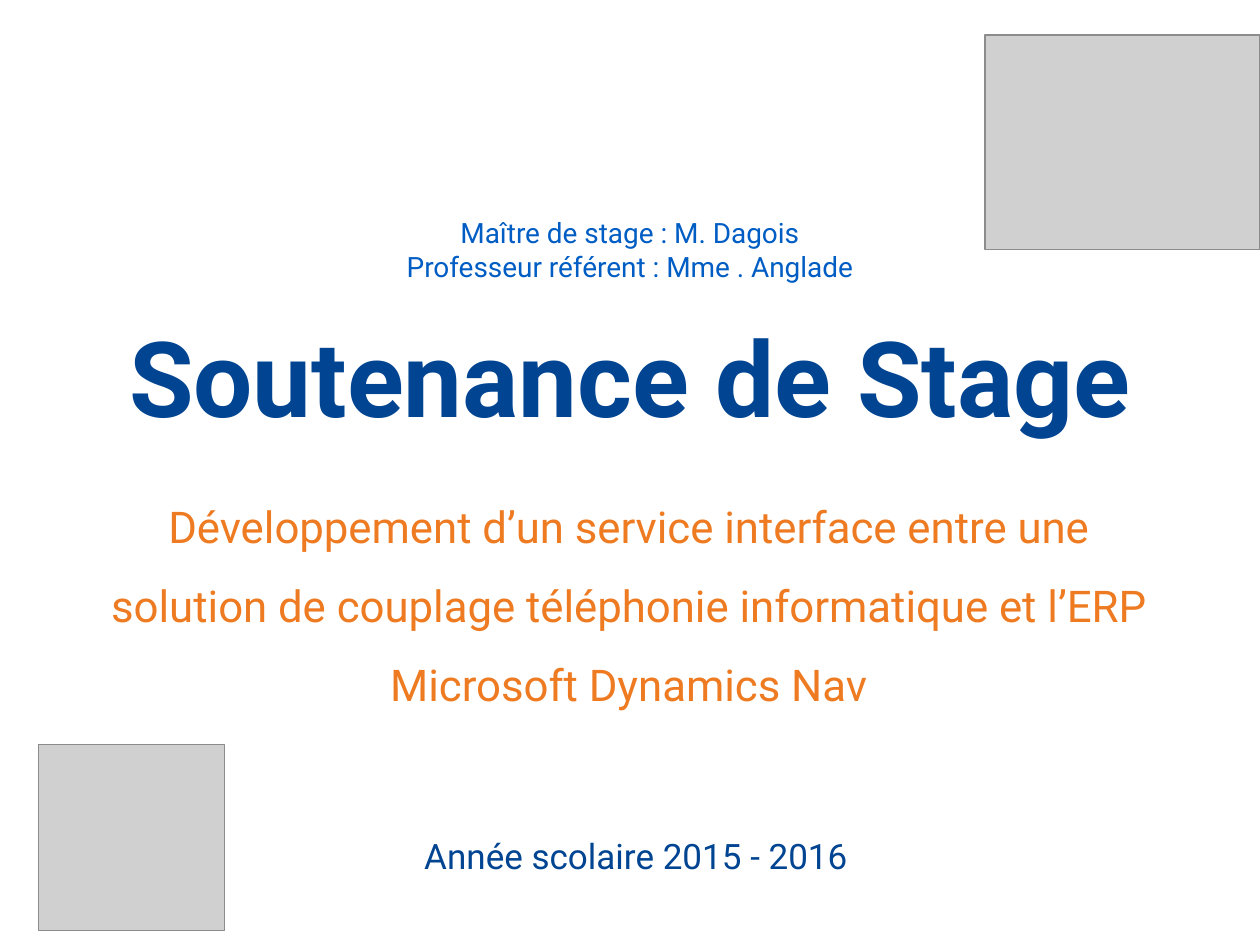
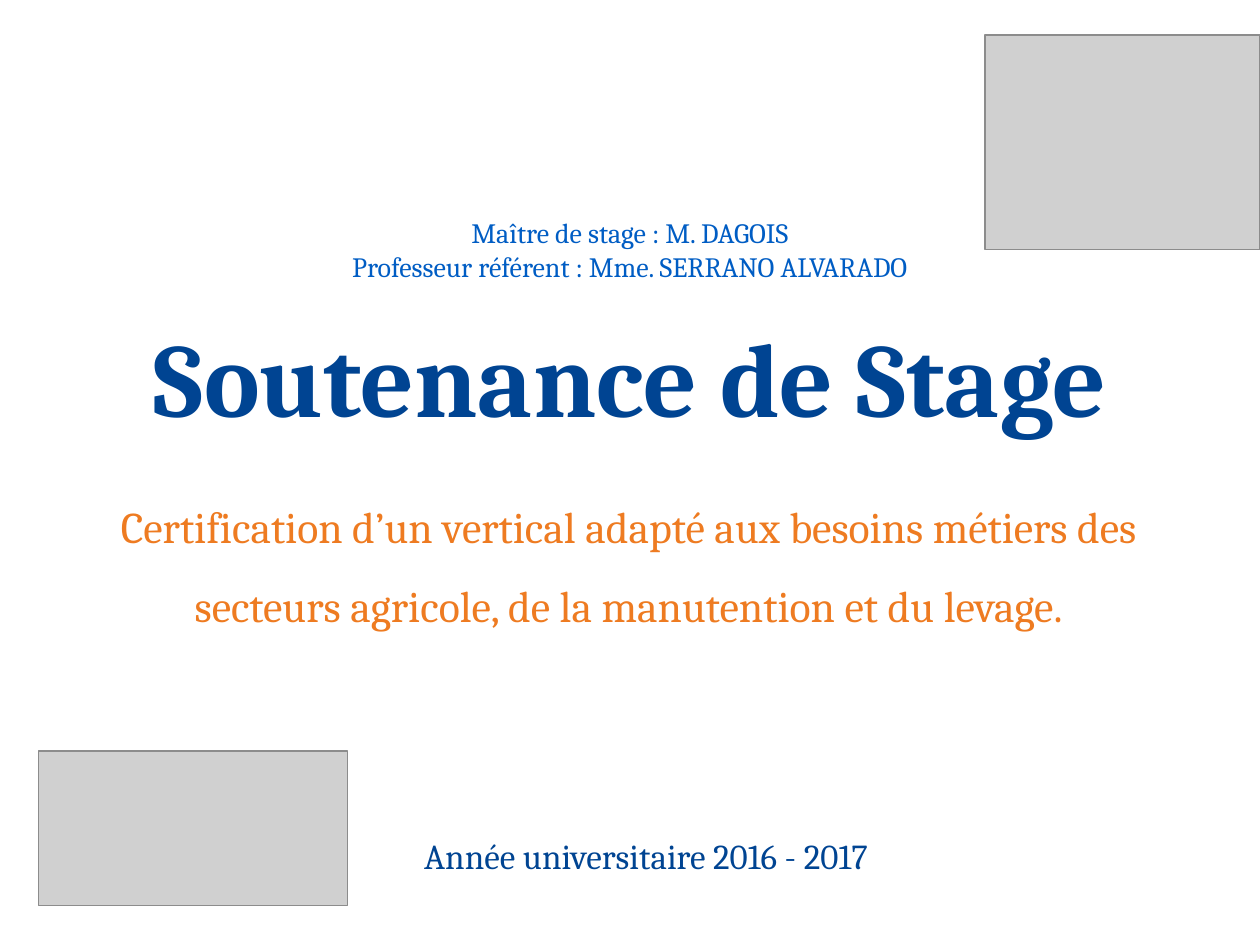
Before and after one commit to FlorentALAPETITE/Rapport_Stage_2017, a slide deck: slide 1 of Soutenance_Stage.pptx. Drawn at 1260x945 pixels with LibreOffice and Linux fonts; fonts in the diff are those of the drawing; grey boxes stand for pictures; background and template pictures are left out. Boxes give left, top, right and bottom in pixels: in the first picture for what was removed or moved away, otherwise in the second. Text is boxed around its words. In the diff, an @@ line names an element or a change of style, - is before the commit and + after.

Commit message:
Modification soutenance + rapport

```diff
--- a/Soutenance_Stage.pptx
+++ b/Soutenance_Stage.pptx
@@ title "Soutenance de Stage" at [154, 344, 1106, 440]: font Roboto to Cambria @@
@@ text at [352, 223, 908, 278]: text changed; font Roboto to Cambria @@
-Maître de stage : M. Dagois
-Professeur référent : Mme . Anglade
+Maître de stage : M. DAGOIS
+Professeur référent : Mme. SERRANO ALVARADO
@@ subtitle at [121, 512, 1136, 632]: text changed; font Roboto to Cambria @@
-Développement d’un service interface entre une solution de couplage téléphonie informatique et l’ERP Microsoft Dynamics Nav
+Certification d’un vertical adapté aux besoins métiers des secteurs agricole, de la manutention et du levage.
@@ picture: place and size @@
-picture at [38, 745, 224, 931]
+picture at [38, 751, 346, 905]
@@ text at [424, 844, 868, 870]: text changed; font Roboto to Cambria @@
-Année scolaire 2015 - 2016
+Année universitaire 2016 - 2017
```
Also in this commit, not shown: 25 other slides changed, 9 slides added, 10 slides removed, 3 other files.
